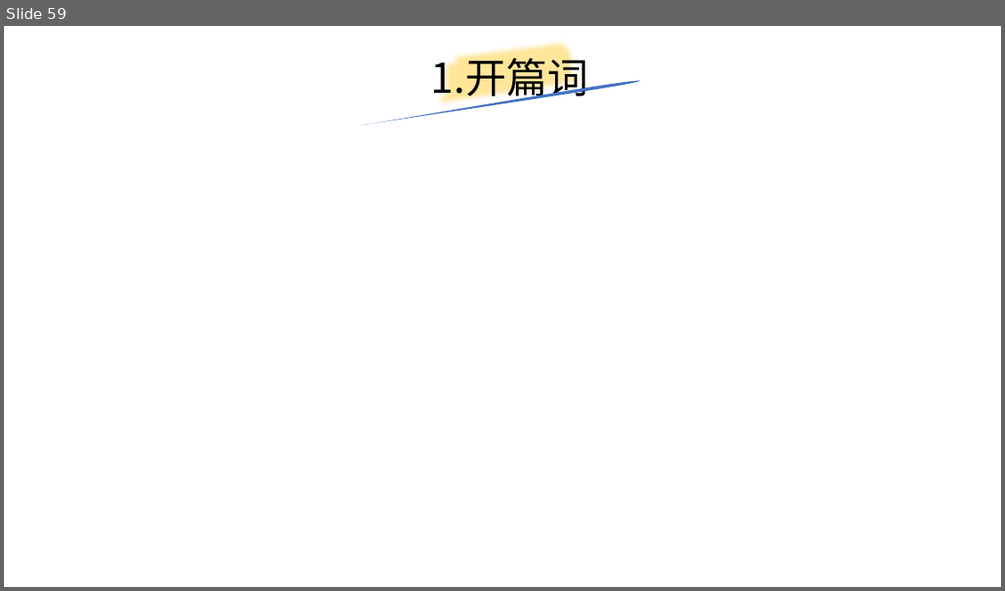
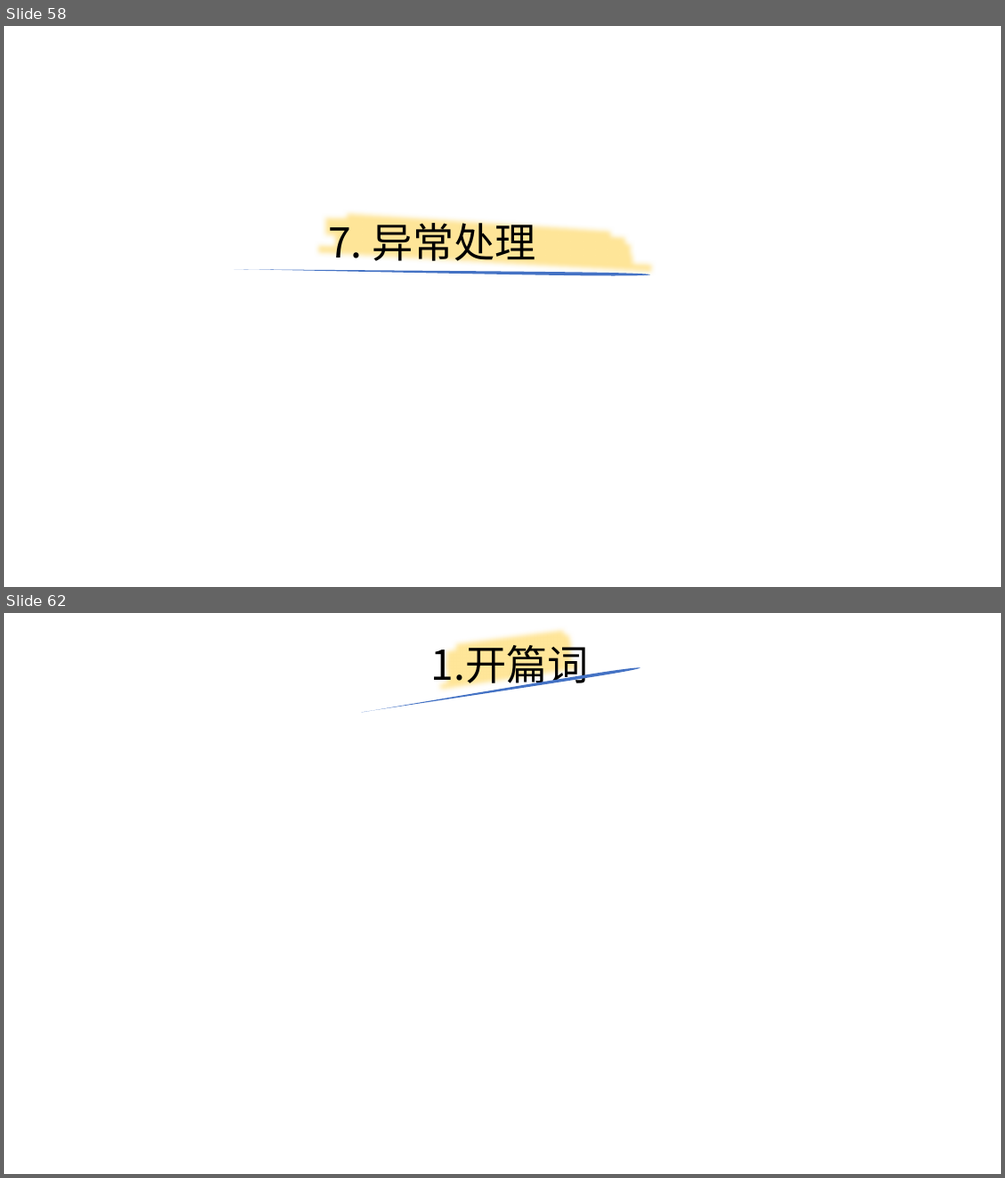
Before and after one commit to yiwenliu/CorePython, a slide deck: PPT/CorePython.pptx. Shown one above the other, each under a label of ours: slide 59 before the commit, slides 58 and 62 after it; the slides between them are not shown. The pictures are 1005x591 and 1005x1178 pixels, drawn with LibreOffice and Linux fonts; fonts in the diff are those of the drawing. Boxes give left, top, right and bottom in pixels: in the first picture for what was removed or moved away, otherwise in the second. Text is boxed around its words. In the diff, an @@ line names an element or a change of style, - is before the commit and + after.

```diff
--- a/PPT/CorePython.pptx
+++ b/PPT/CorePython.pptx
@@ slide 58 added at bbox=[4, 26, 1001, 587], background #FFFFFF @@
@@ freeform shape added at bbox=[315, 184, 660, 308], outline #FFE699 16 pt @@
@@ title added at bbox=[328, 216, 536, 268], 39.6 pt, text #000000 @@
+7. 异常处理
@@ freeform shape added at bbox=[235, 269, 651, 276], fill #4472C4 @@
@@ what was slide 59 is now slide 62 @@
```
Also in this commit, not shown: 3 other slides added, 1 slide removed, 1 other file.
